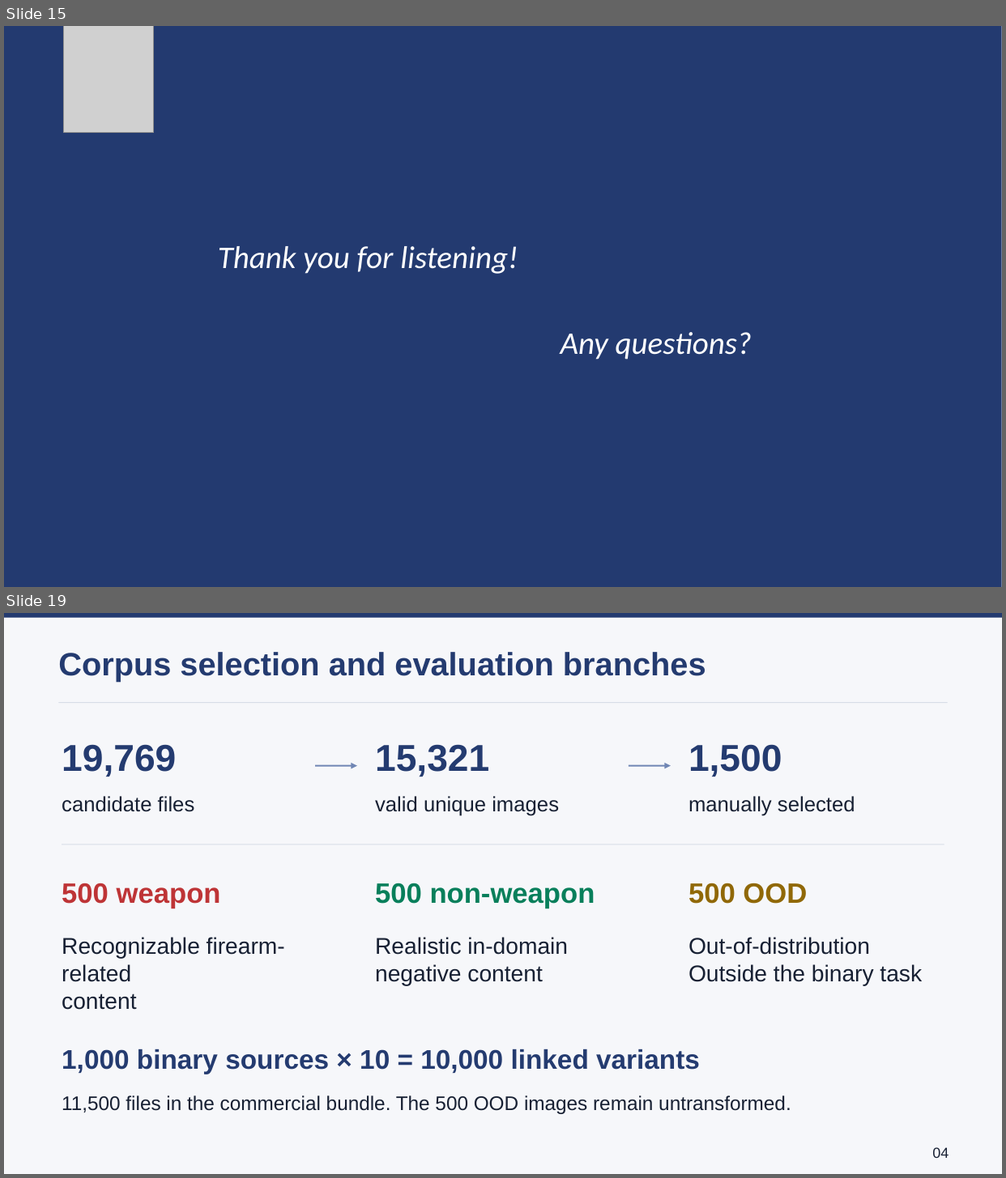
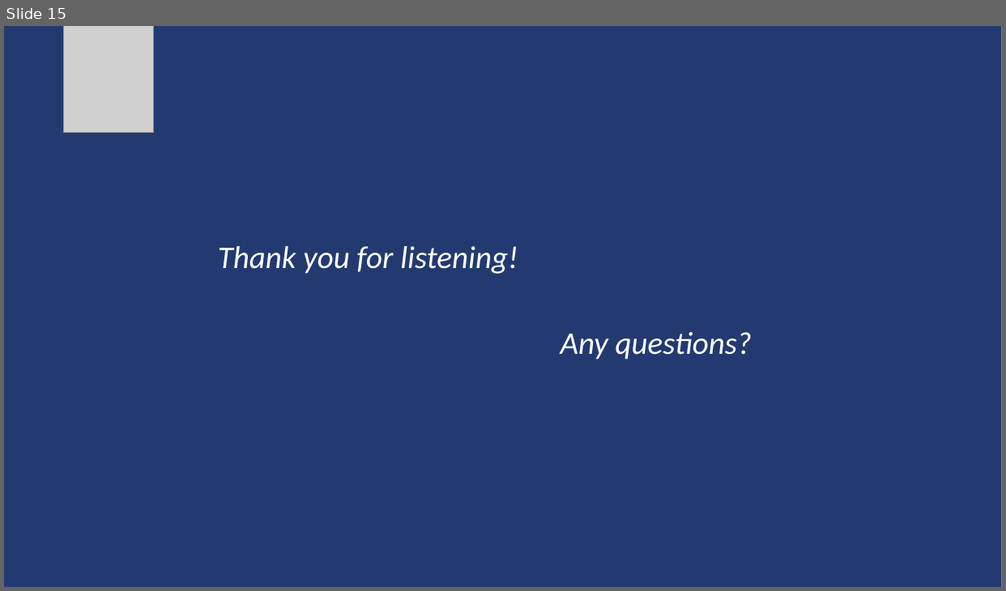
Before and after one commit to lmolinario/Molinario_Thesis_Defense_2026, a slide deck: Molinario_Thesis_Defense_2026.pptx. Shown one above the other, each under a label of ours: slides 15 and 19 before the commit, slide 15 after it; the slides between them are not shown. The pictures are 1006x1178 and 1006x591 pixels, drawn with LibreOffice and Linux fonts; fonts in the diff are those of the drawing; grey boxes stand for pictures. Boxes give left, top, right and bottom in pixels: in the first picture for what was removed or moved away, otherwise in the second. Text is boxed around its words. In the diff, an @@ line names an element or a change of style, - is before the commit and + after.

```diff
--- a/Molinario_Thesis_Defense_2026.pptx
+++ b/Molinario_Thesis_Defense_2026.pptx
@@ slide 19 removed at (x1=4, y1=613, x2=1002, y2=1174), background #F6F7FA @@
@@ rectangle removed at (x1=4, y1=613, x2=1002, y2=618) @@
@@ text removed at (x1=58, y1=652, x2=706, y2=681) @@
-Corpus selection and evaluation branches
@@ line removed from (58, 703) to (948, 703) @@
@@ text removed at (x1=62, y1=744, x2=176, y2=777) @@
-19,769
@@ text removed at (x1=375, y1=744, x2=489, y2=777) @@
-15,321
@@ text removed at (x1=688, y1=744, x2=782, y2=777) @@
-1,500
@@ arrow removed from (315, 766) to (357, 766) @@
@@ arrow removed from (629, 766) to (671, 766) @@
@@ text removed at (x1=62, y1=796, x2=195, y2=812) @@
-candidate files
@@ text removed at (x1=375, y1=796, x2=559, y2=816) @@
-valid unique images
@@ text removed at (x1=688, y1=796, x2=855, y2=816) @@
-manually selected
@@ line removed from (62, 845) to (944, 845) @@
@@ text removed at (x1=62, y1=884, x2=221, y2=909) @@
-500 weapon
@@ text removed at (x1=375, y1=883, x2=595, y2=909) @@
-500 non-weapon
@@ text removed at (x1=688, y1=883, x2=807, y2=904) @@
-500 OOD
@@ text removed at (x1=62, y1=937, x2=285, y2=1010) @@
-Recognizable firearm-related
-content
@@ text removed at (x1=375, y1=937, x2=568, y2=986) @@
-Realistic in-domain
-negative content
@@ text removed at (x1=688, y1=937, x2=922, y2=986) @@
-Out-of-distribution
-Outside the binary task
@@ text removed at (x1=62, y1=1050, x2=700, y2=1075) @@
-1,000 binary sources × 10 = 10,000 linked variants
@@ text removed at (x1=62, y1=1096, x2=791, y2=1114) @@
-11,500 files in the commercial bundle. The 500 OOD images remain untransformed.
@@ text removed at (x1=932, y1=1148, x2=948, y2=1158) @@
-04
```
Also in this commit, not shown: 12 other slides removed.
